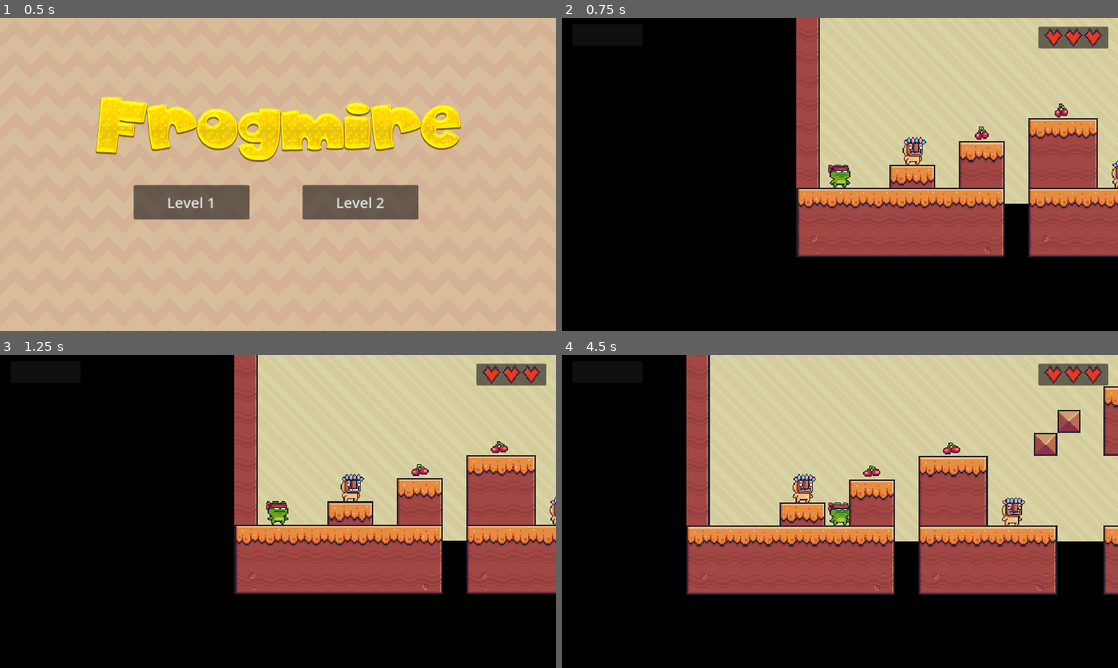
Above: before the commit, frames 1-4 (two rows, left to right).
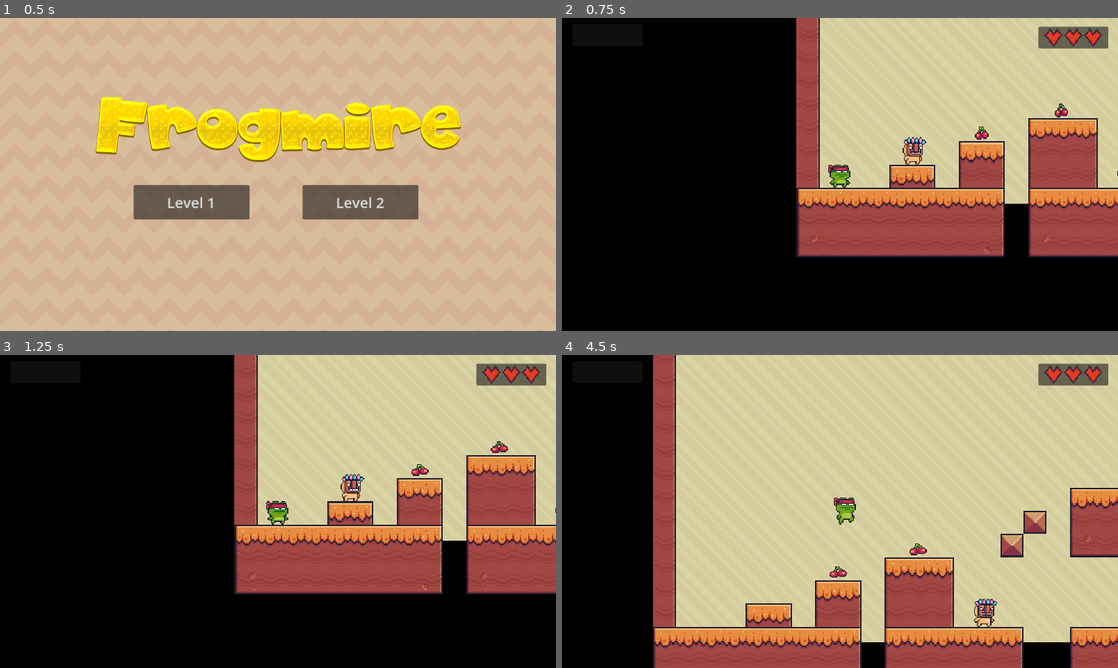
Above: after the commit, the same moments.

Repository: MichaelRMartinez/2d-platformer
Game: Godot game, scene res://scenes/levels/main_menu.tscn
Two runs of this game, one before a commit and one after it. Both use one fixed random seed, a clock stepped at 60 frames per second and the inputs below.
Inputs:
- Up to frame 1 (0.5 s): no input
- Up to frame 2 (0.75 s): click "Level 2" at 0.5 s
- Up to frame 3 (1.25 s): no input
- Up to frame 4 (4.5 s): hold D (right) 1.28-2.78 s; tap Space (jump) at 1.35, 1.52, 1.82, 2.1, 2.27, 2.57, 2.85, 3.6, 3.77, 4.07, 4.35 s; hold A (left) 2.78-3.53 s; hold D (right) from 3.53 s (still down)

Frame 1 is identical in both runs. In frame 2, less than 0.1% of the frame differs, in the area x 98-100%, y 45-55%; in frame 3, less than 0.1%; in frame 4, 50%, in the area x 16-100%, y 0-100%.

Commit message:
Add enemy kill upon jumping on head; add enemy instances to levels

Diff:
--- a/scenes/level_objects/enemy.tscn
+++ b/scenes/level_objects/enemy.tscn
@@ -1,6 +1,7 @@
-[gd_scene load_steps=15 format=3 uid="uid://xup1w4suio0s"]
+[gd_scene load_steps=17 format=3 uid="uid://xup1w4suio0s"]
 
 [ext_resource type="Texture2D" uid="uid://bsx2r8amrt8ve" path="res://assets/images/enemy/Idle (32x32).png" id="1_bd84y"]
+[ext_resource type="Script" path="res://scripts/enemy.gd" id="1_mabgj"]
 
 [sub_resource type="AtlasTexture" id="AtlasTexture_5ug5t"]
 atlas = ExtResource("1_bd84y")
@@ -90,7 +91,11 @@
 [sub_resource type="RectangleShape2D" id="RectangleShape2D_af8j0"]
 size = Vector2(39, 47)
 
+[sub_resource type="RectangleShape2D" id="RectangleShape2D_nvc7y"]
+size = Vector2(41, 48)
+
 [node name="Enemy" type="RigidBody2D"]
+script = ExtResource("1_mabgj")
 
 [node name="AnimatedSprite2D" type="AnimatedSprite2D" parent="."]
 texture_filter = 1
@@ -102,3 +107,11 @@
 [node name="CollisionShape2D" type="CollisionShape2D" parent="."]
 position = Vector2(1.5, 7.5)
 shape = SubResource("RectangleShape2D_af8j0")
+
+[node name="Area2D" type="Area2D" parent="."]
+
+[node name="CollisionShape2D" type="CollisionShape2D" parent="Area2D"]
+position = Vector2(1.5, 7)
+shape = SubResource("RectangleShape2D_nvc7y")
+
+[connection signal="body_entered" from="Area2D" to="." method="_on_area_2d_body_entered"]
--- a/scenes/levels/level1.tscn
+++ b/scenes/levels/level1.tscn
@@ -8,6 +8,7 @@
 [ext_resource type="PackedScene" uid="uid://bqrsmhljqtow5" path="res://scenes/levels/level2.tscn" id="5_jpm08"]
 [ext_resource type="PackedScene" uid="uid://dvk157qcd7cuv" path="res://scenes/level_objects/finish.tscn" id="6_6y1iw"]
 [ext_resource type="PackedScene" uid="uid://dhfjj8h34xrwt" path="res://scenes/level_objects/fall_area.tscn" id="8_ynvnh"]
+[ext_resource type="PackedScene" uid="uid://xup1w4suio0s" path="res://scenes/level_objects/enemy.tscn" id="9_xok02"]
 
 [sub_resource type="TileSetAtlasSource" id="TileSetAtlasSource_2igmm"]
 texture = ExtResource("2_72rbw")
@@ -255,3 +256,12 @@
 
 [node name="FallArea" parent="." instance=ExtResource("8_ynvnh")]
 position = Vector2(1051, 834)
+
+[node name="Enemy" parent="." instance=ExtResource("9_xok02")]
+position = Vector2(883, 400)
+
+[node name="Enemy2" parent="." instance=ExtResource("9_xok02")]
+position = Vector2(1285, 495)
+
+[node name="Enemy3" parent="." instance=ExtResource("9_xok02")]
+position = Vector2(1744, 450)
--- a/scenes/levels/level2.tscn
+++ b/scenes/levels/level2.tscn
@@ -227,7 +227,7 @@
 position = Vector2(192, 544)
 
 [node name="Enemy2" parent="SceneObjects/Enemies" instance=ExtResource("7_to6uw")]
-position = Vector2(625, 592)
+position = Vector2(637, 592)
 
 [node name="CollectablesGroup" type="Node" parent="."]
 
--- /dev/null
+++ b/scripts/enemy.gd
@@ -0,0 +1,26 @@
+extends RigidBody2D
+
+
+# Called when the node enters the scene tree for the first time.
+func _ready() -> void:
+	pass # Replace with function body.
+
+
+# Called every frame. 'delta' is the elapsed time since the previous frame.
+func _process(delta: float) -> void:
+	pass
+
+
+
+func _on_area_2d_body_entered(body: Node2D) -> void:
+	if (body.name == "Player"):
+		var y_delta = position.y - body.position.y
+		print(y_delta)
+
+		if (y_delta > 2):
+			print("destroy enemy")
+			queue_free()
+			body.jump()
+		else:
+			print("get hurt")
+			get_tree().reload_current_scene()
--- a/scripts/player.gd
+++ b/scripts/player.gd
@@ -5,6 +5,9 @@
 
 @onready var sprite_2d: AnimatedSprite2D = $Sprite2D
 
+
+func jump():
+	velocity.y = JUMP_VELOCITY
 
 func _physics_process(delta: float) -> void:
 	if (velocity.x > 1 || velocity.x < -1):
Not shown: 1 places in scenes/levels/level1.tscn that only renumber resources
